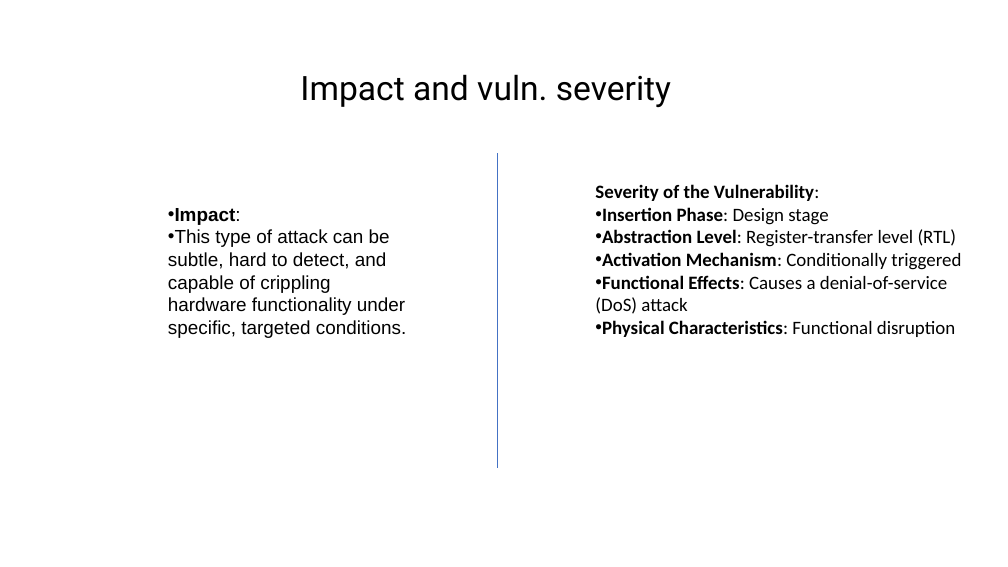
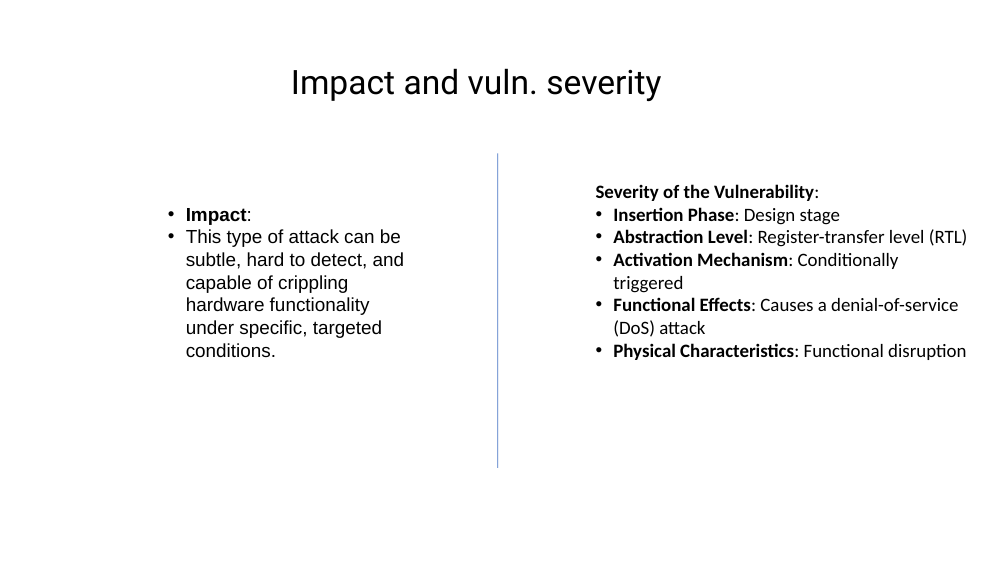
Before and after one commit to Lefteris-B/2024-CSAW, a slide deck: slide 19 of presentations/CSAW_2024_second_stage.pptx (slide 16 before the commit). Drawn at 1008x567 pixels with LibreOffice and Linux fonts; fonts in the diff are those of the drawing. Boxes give left, top, right and bottom in pixels: in the first picture for what was removed or moved away, otherwise in the second. Text is boxed around its words. In the diff, an @@ line names an element or a change of style, - is before the commit and + after.

```diff
--- a/presentations/CSAW_2024_second_stage.pptx
+++ b/presentations/CSAW_2024_second_stage.pptx
@@ text "Impact and vuln. severity": place and size @@
-text "Impact and vuln. severity" at <box>300,74,671,107</box>
+text "Impact and vuln. severity" at <box>291,68,661,101</box>
@@ line (498, 154) - (498, 468): stroke #4472C4 0.5 pt to #4472C4 0.75 pt @@
@@ text "Impact:" rewrapped from <box>168,208,406,338</box> to <box>186,208,405,338</box> @@
@@ text at <box>613,207,968,360</box>: indent changed @@
```
Also in this commit, not shown: 12 other slides changed, 5 slides added, 4 other files.
